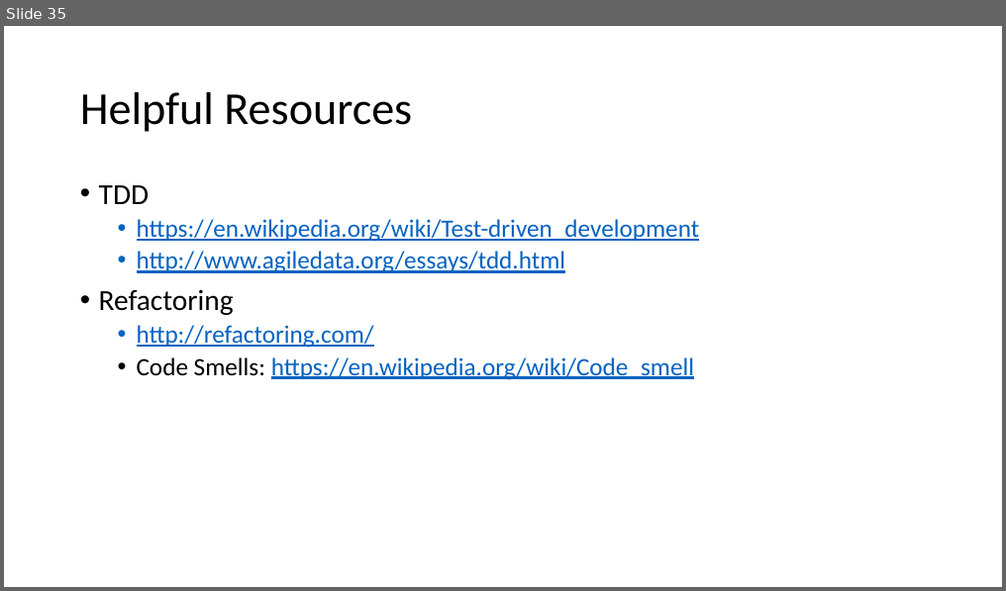
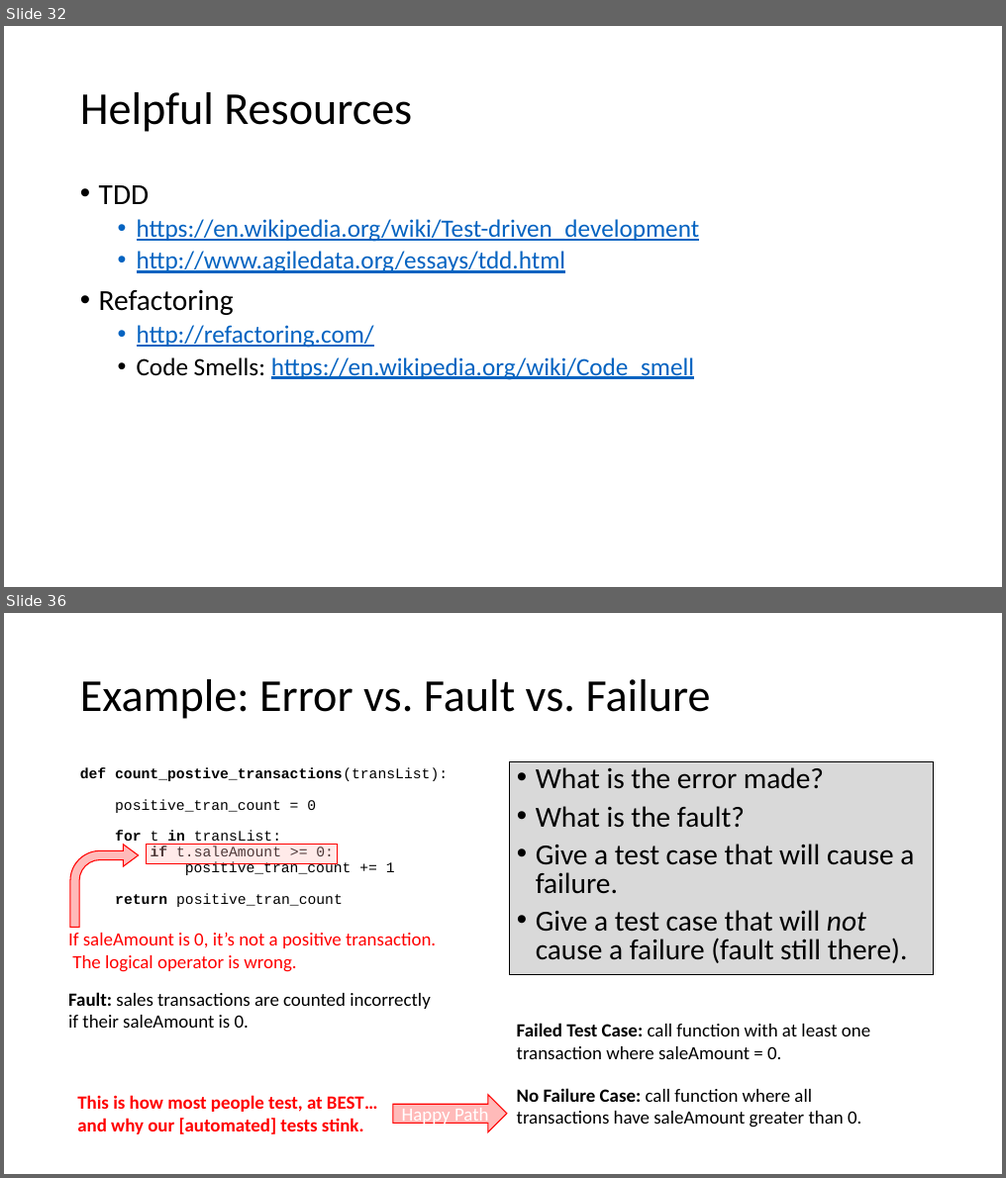
Before and after one commit to donaldsawyer/phdata-tdd-r, a slide deck: tdd_test_r.pptx. Shown one above the other, each under a label of ours: slide 35 before the commit, slides 32 and 36 after it; the slides between them are not shown. The pictures are 1006x591 and 1006x1178 pixels, drawn with LibreOffice and Linux fonts; fonts in the diff are those of the drawing. Boxes give left, top, right and bottom in pixels: in the first picture for what was removed or moved away, otherwise in the second. Text is boxed around its words. In the diff, an @@ line names an element or a change of style, - is before the commit and + after.

```diff
--- a/tdd_test_r.pptx
+++ b/tdd_test_r.pptx
@@ slide 36 added at [4, 613, 1002, 1174], background #FFFFFF @@
@@ title added at [80, 679, 711, 719], 44 pt, text #000000 @@
+Example: Error vs. Fault vs. Failure
@@ text added at [80, 767, 448, 907], 14 pt, text #000000 @@
+def count_postive_transactions(transList):
+positive_tran_count = 0
+for t in transList:
+if t.saleAmount >= 0:
+positive_tran_count += 1
+return positive_tran_count
@@ text added at [509, 762, 934, 974], fill #D9D9D9, outline #000000 1 pt, 28 pt, text #000000 @@
+• What is the error made?
+• What is the fault?
+• Give a test case that will cause a failure.
+• Give a test case that will not cause a failure (fault still there).
@@ bent arrow added at [70, 845, 139, 928], fill #FFBAB9, outline #FF0000 1 pt @@
@@ rectangle added at [146, 845, 337, 863], fill #FFBAB9 at 30% opacity, outline #FF0000 1 pt @@
@@ text added at [68, 933, 436, 972], 18 pt, text #FF0000 @@
+If saleAmount is 0, it’s not a positive transaction. The logical operator is wrong.
@@ text added at [68, 992, 431, 1028], 18 pt, text #000000 @@
+Fault: sales transactions are counted incorrectly if their saleAmount is 0.
@@ text added at [517, 1023, 870, 1059], 18 pt, text #000000 @@
+Failed Test Case: call function with at least one transaction where saleAmount = 0.
@@ text added at [77, 1095, 378, 1135], 18 pt, text #FF0000, bold @@
+This is how most people test, at BEST… and why our [automated] tests stink.
@@ right arrow added at [393, 1095, 507, 1133], fill #FFBAB9, outline #FF0000 1 pt, 18 pt, text #FFFFFF @@
+Happy Path
@@ text added at [517, 1088, 861, 1128], 18 pt, text #000000 @@
+No Failure Case: call function where all transactions have saleAmount greater than 0.
@@ what was slide 35 is now slide 32 @@
```
Also in this commit, not shown: 21 other slides added.
